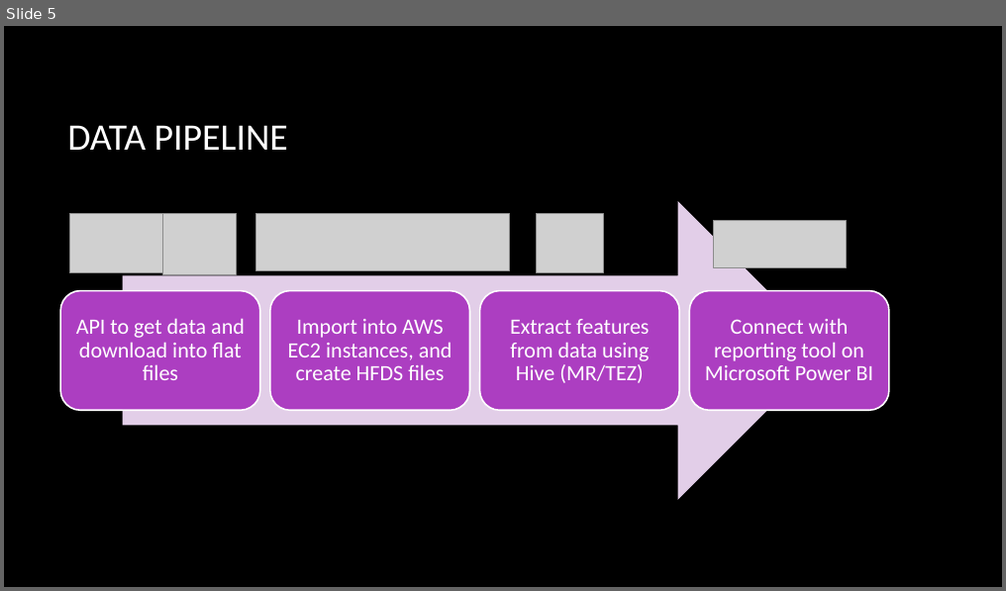
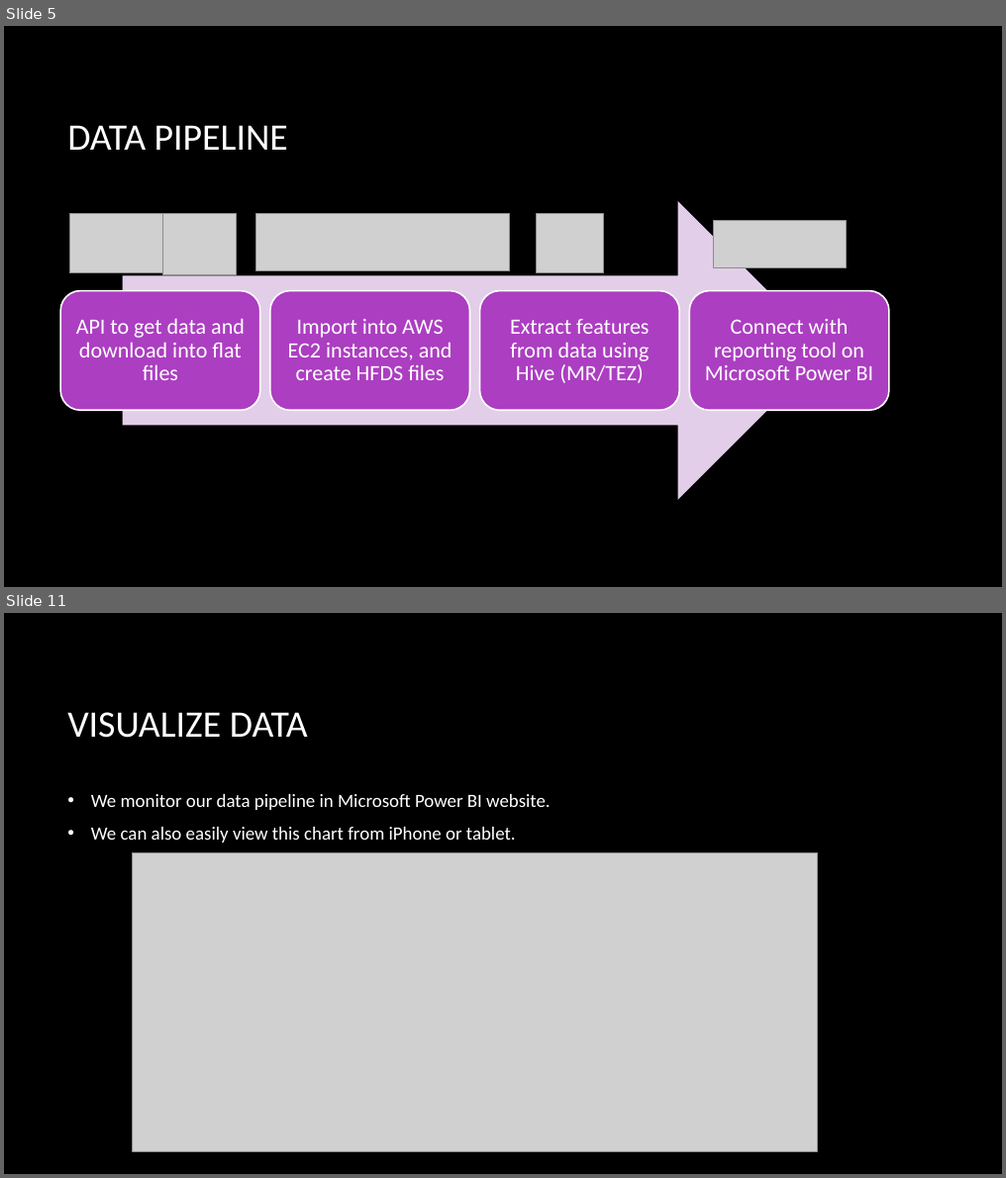
Before and after one commit to yanglinfang/w205_final_project, a slide deck: w205Presentation_UmberLin.pptx. Shown one above the other, each under a label of ours: slide 5 before the commit, slides 5 and 11 after it; the slides between them are not shown. The pictures are 1006x591 and 1006x1178 pixels, drawn with LibreOffice and Linux fonts; fonts in the diff are those of the drawing; grey boxes stand for pictures; background and template pictures are left out. Boxes give left, top, right and bottom in pixels: in the first picture for what was removed or moved away, otherwise in the second. Text is boxed around its words. In the diff, an @@ line names an element or a change of style, - is before the commit and + after.

Commit message:
updated power point

```diff
--- a/w205Presentation_UmberLin.pptx
+++ b/w205Presentation_UmberLin.pptx
@@ slide 11 added at [4,613,1002,1174], background picture (left out) @@
@@ title added at [67,712,308,738], 36 pt, text #FFFFFF @@
+VISUALIZE DATA
@@ text added at [91,794,550,843], 18 pt, text #FFFFFF @@
+• We monitor our data pipeline in Microsoft Power BI website.
+• We can also easily view this chart from iPhone or tablet.
@@ picture added at [132,853,818,1152] @@
```
Also in this commit, not shown: 4 slides changed, 5 other slides added, 4 slides removed.
